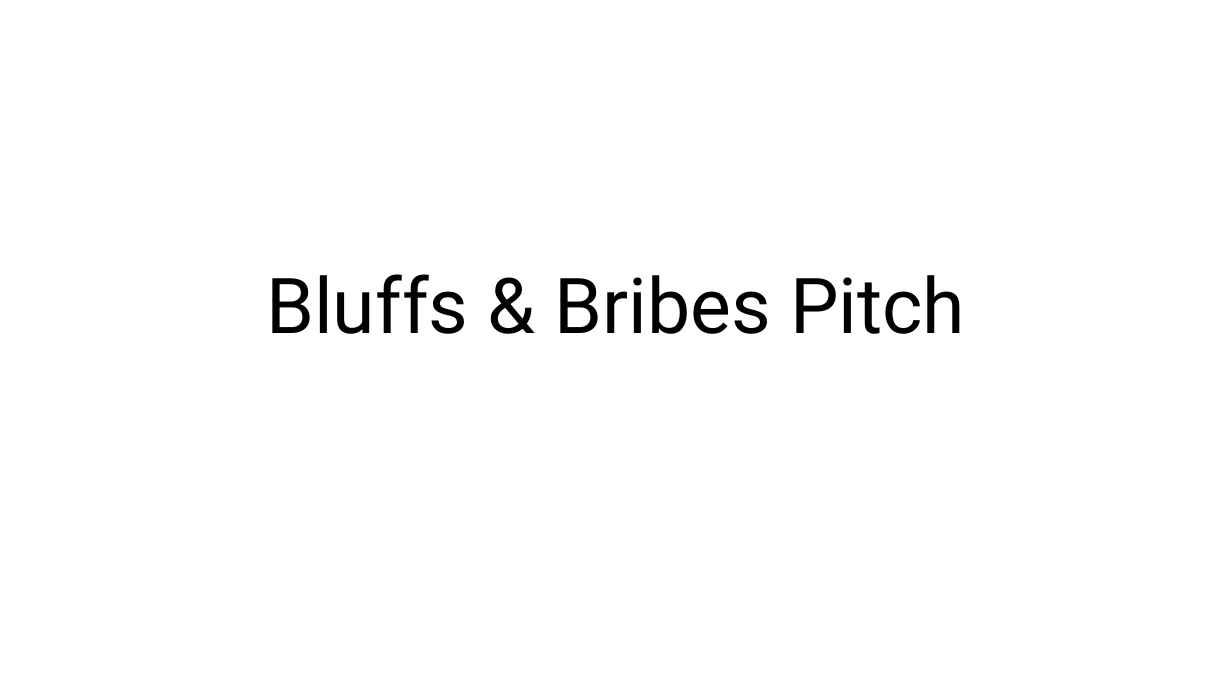
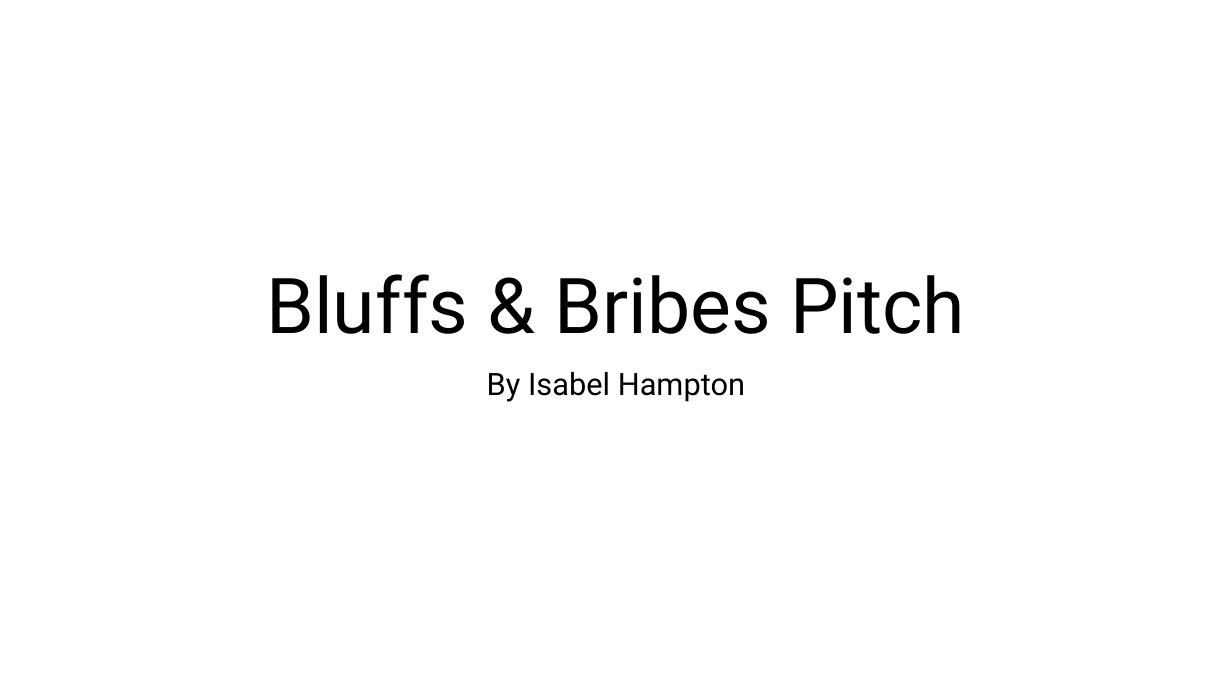
Before and after one commit to IsabelHampton/bluffs-and-bribes, a slide deck: slide 1 of Docs/Bluffs & Bribes Pitch.pptx. Drawn at 1232x693 pixels with LibreOffice and Linux fonts; fonts in the diff are those of the drawing. Boxes give left, top, right and bottom in pixels: in the first picture for what was removed or moved away, otherwise in the second. Text is boxed around its words. In the diff, an @@ line names an element or a change of style, - is before the commit and + after.

```diff
--- a/Docs/Bluffs & Bribes Pitch.pptx
+++ b/Docs/Bluffs & Bribes Pitch.pptx
@@ subtitle added at [487, 372, 745, 402], 24 pt, text #000000 @@
+By Isabel Hampton
```
Also in this commit, not shown: 2 other slides changed, 4 slides added, 1 slide removed, 11 other files.
